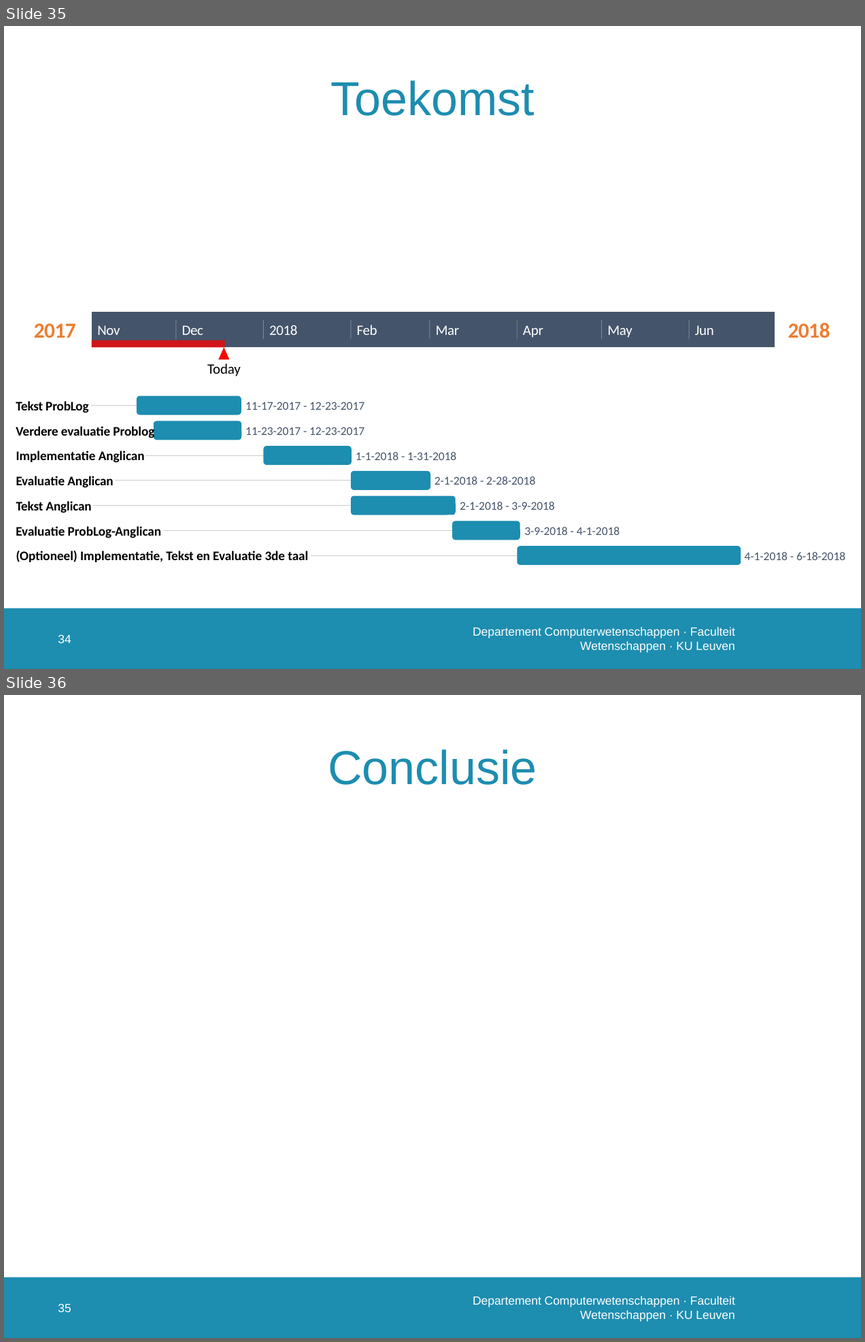
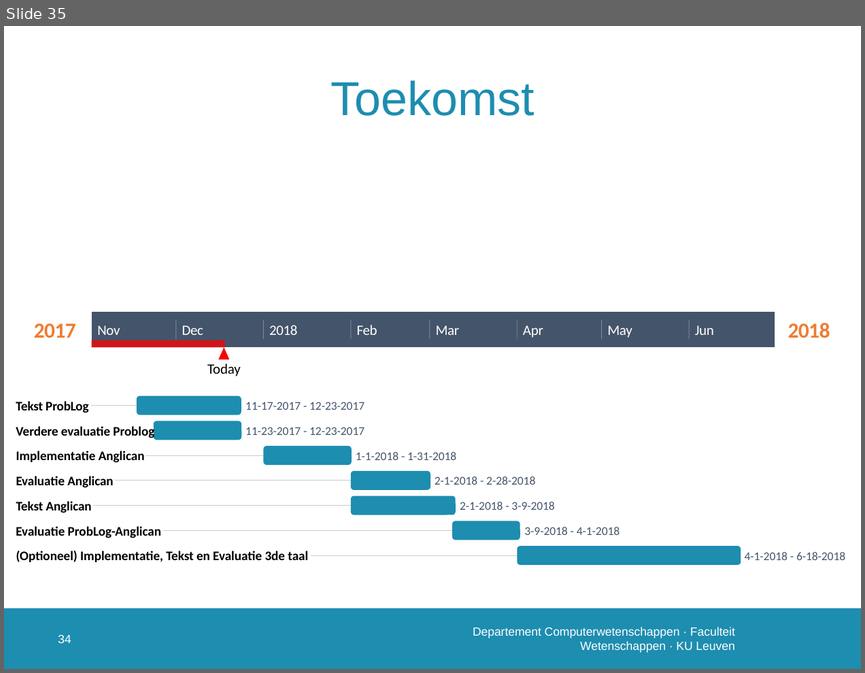
Before and after one commit to susverwimp/T208-Probabilistic-Programming-A-Case-Study, a slide deck: thesis/presentations/2 second/secondv3.pptx. Shown one above the other, each under a label of ours: slides 35 and 36 before the commit, slide 35 after it. The pictures are 865x1342 and 865x673 pixels, drawn with LibreOffice and Linux fonts; fonts in the diff are those of the drawing; background and template pictures are left out. Boxes give left, top, right and bottom in pixels: in the first picture for what was removed or moved away, otherwise in the second. Text is boxed around its words. In the diff, an @@ line names an element or a change of style, - is before the commit and + after.

```diff
--- a/thesis/presentations/2 second/secondv3.pptx
+++ b/thesis/presentations/2 second/secondv3.pptx
@@ slide 36 removed at [4, 695, 861, 1338], background #FFFFFF; not listed: 1 template element that a slide beside it also shows @@
@@ text removed at [328, 749, 536, 785] @@
-Conclusie
@@ page number removed at [58, 1304, 71, 1312] @@
-35
@@ text removed at [473, 1295, 735, 1321] @@
-Departement Computerwetenschappen · Faculteit Wetenschappen · KU Leuven
```
Also in this commit, not shown: 3 slides changed.
